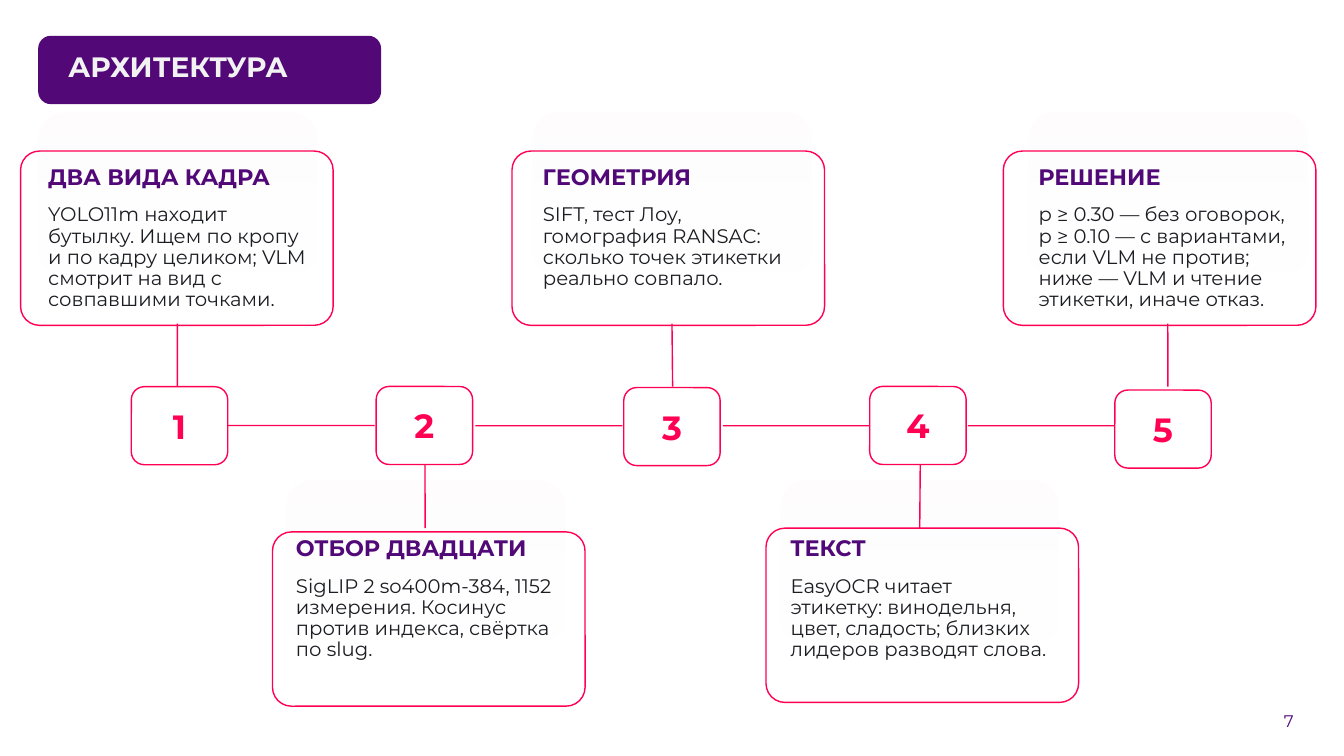
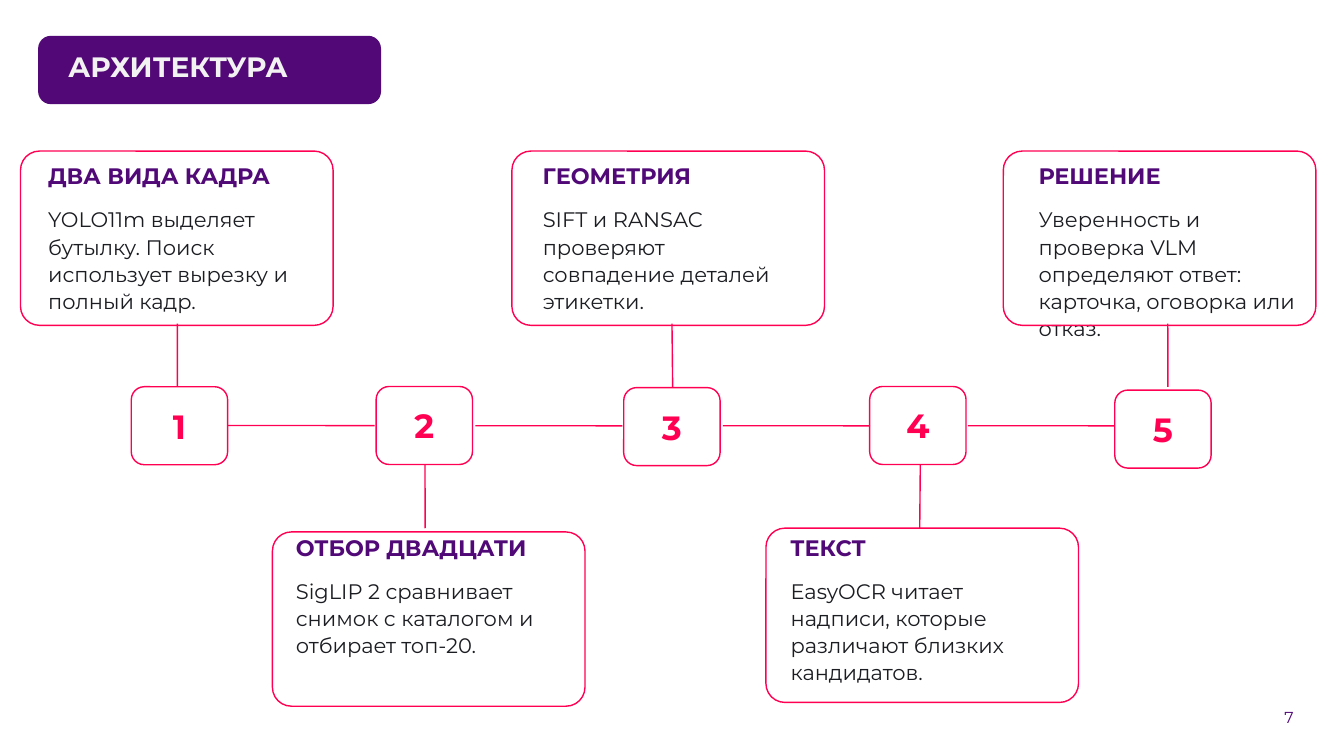
Before and after one commit to AlexGvr/rus_vines, a slide deck: slide 7 of ЛЦТ2026 Сканер российских вин.pptx. Drawn at 1344x756 pixels with LibreOffice and Linux fonts; fonts in the diff are those of the drawing; background and template pictures are left out. Boxes give left, top, right and bottom in pixels: in the first picture for what was removed or moved away, otherwise in the second. Text is boxed around its words. In the diff, an @@ line names an element or a change of style, - is before the commit and + after.

```diff
--- a/ЛЦТ2026 Сканер российских вин.pptx
+++ b/ЛЦТ2026 Сканер российских вин.pptx
@@ rounded rectangle removed at [38,113,317,275] @@
@@ rounded rectangle removed at [533,113,812,275] @@
@@ rounded rectangle removed at [1028,113,1307,275] @@
@@ text at [48,212,288,313]: text changed; size 14 to 15 pt @@
-YOLO11m находит бутылку. Ищем по кропу и по кадру целиком; VLM смотрит на вид с совпавшими точками.
+YOLO11m выделяет бутылку. Поиск использует вырезку и полный кадр.
@@ text at [543,212,770,309]: text changed; size 14 to 15 pt @@
-SIFT, тест Лоу, гомография RANSAC: сколько точек этикетки реально совпало.
+SIFT и RANSAC проверяют совпадение деталей этикетки.
@@ text at [1039,212,1295,313]: text changed; size 14 to 15 pt @@
-p ≥ 0.30 — без оговорок, p ≥ 0.10 — с вариантами, если VLM не против; ниже — VLM и чтение этикетки, иначе отказ.
+Уверенность и проверка VLM определяют ответ: карточка, оговорка или отказ.
@@ rounded rectangle removed at [286,481,565,643] @@
@@ rounded rectangle removed at [780,481,1059,643] @@
@@ text at [296,583,533,657]: text changed; size 14 to 15 pt @@
-SigLIP 2 so400m-384, 1152 измерения. Косинус против индекса, свёртка по slug.
+SigLIP 2 сравнивает снимок с каталогом и отбирает топ-20.
@@ text at [791,584,1004,683]: text changed; size 14 to 15 pt @@
-EasyOCR читает этикетку: винодельня, цвет, сладость; близких лидеров разводят слова.
+EasyOCR читает надписи, которые различают близких кандидатов.
@@ page number at [1284,712,1293,723]: size 12 to 11.3 pt, text colour #520977 to #520978; line spacing 1 to 1.08; vertical alignment middle to top @@
```
Also in this commit, not shown: 9 other slides changed, 7 slides added, 7 slides removed, 3 other files.
